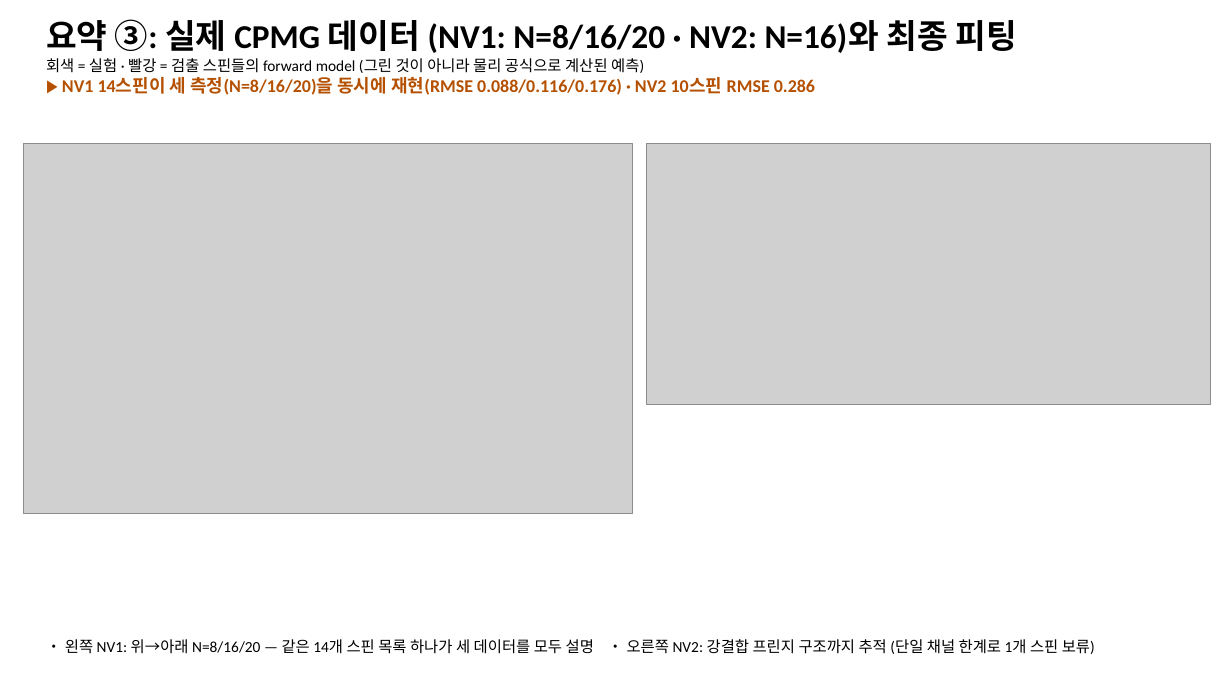
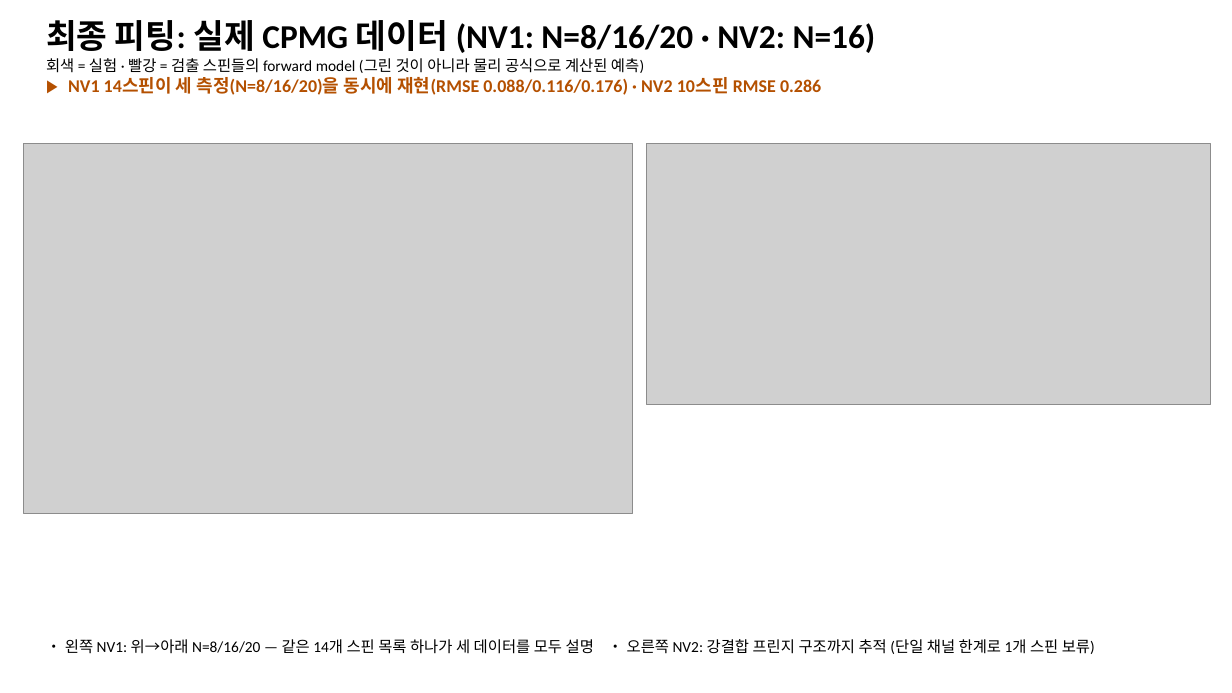
Before and after one commit to woodoleexdots/dl_cdetect, a slide deck: slide 10 of results/NV_C13_summary_3slides.pptx (slide 7 before the commit). Drawn at 1232x693 pixels with LibreOffice and Linux fonts; fonts in the diff are those of the drawing; grey boxes stand for pictures. Boxes give left, top, right and bottom in pixels: in the first picture for what was removed or moved away, otherwise in the second. Text is boxed around its words. In the diff, an @@ line names an element or a change of style, - is before the commit and + after.

```diff
--- a/results/NV_C13_summary_3slides.pptx
+++ b/results/NV_C13_summary_3slides.pptx
@@ text at (46, 20, 876, 53): text changed @@
-요약 ③: 실제 CPMG 데이터 (NV1: N=8/16/20 · NV2: N=16)와 최종 피팅
+최종 피팅: 실제 CPMG 데이터 (NV1: N=8/16/20 · NV2: N=16)
```
Also in this commit, not shown: 5 other slides changed, 2 slides added, 1 slide removed, 4 other files.
